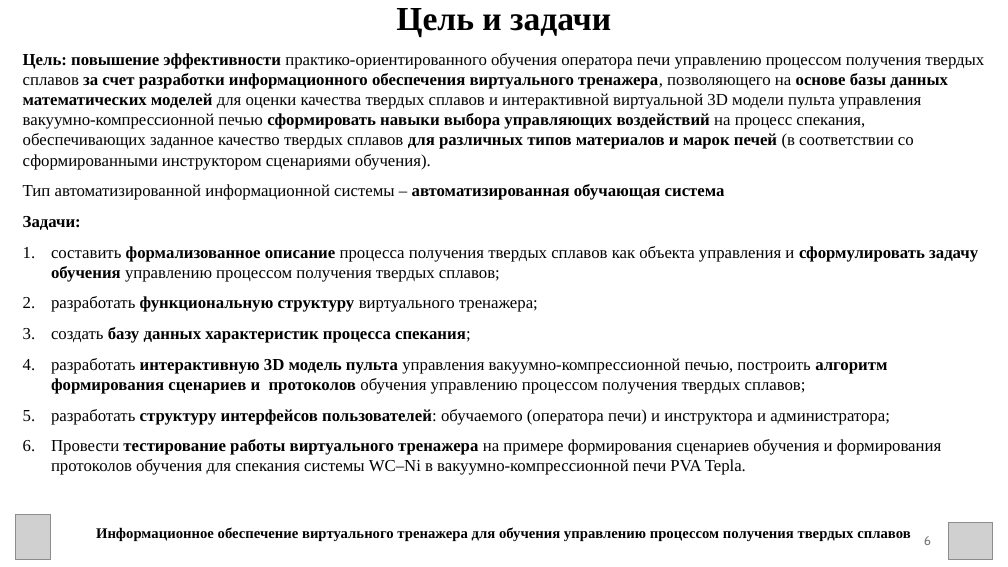
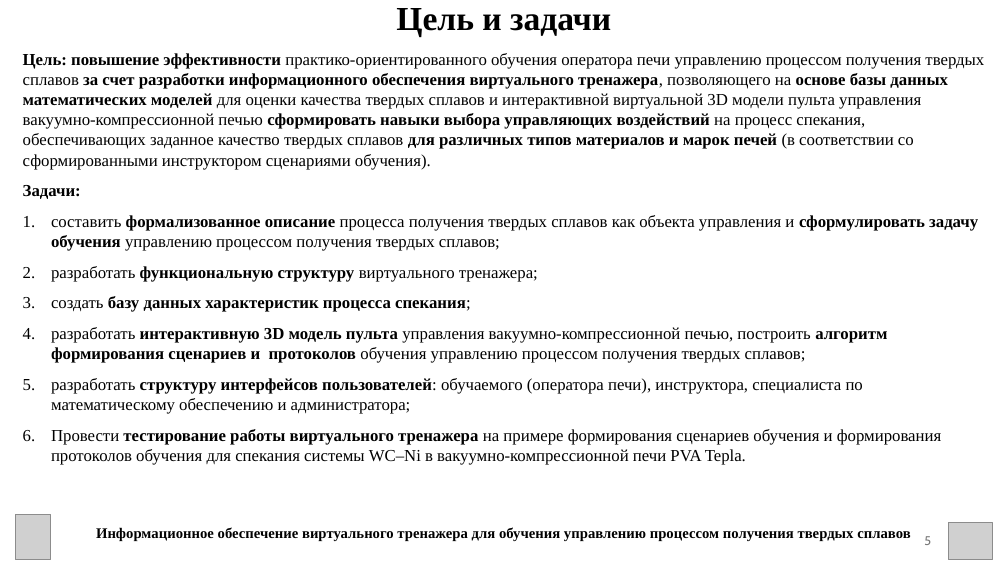
Before and after one commit to Alilya/TextDiplom, a slide deck: slide 5 of Диплом.pptx (slide 6 before the commit). Drawn at 1008x567 pixels with LibreOffice and Linux fonts; fonts in the diff are those of the drawing; grey boxes stand for pictures. Boxes give left, top, right and bottom in pixels: in the first picture for what was removed or moved away, otherwise in the second. Text is boxed around its words. In the diff, an @@ line names an element or a change of style, - is before the commit and + after.

```diff
--- a/Диплом.pptx
+++ b/Диплом.pptx
@@ text at bbox=[23, 184, 725, 200]: paragraph removed @@
-Тип автоматизированной информационной системы – автоматизированная обучающая система
@@ text at bbox=[51, 378, 863, 414]: text changed @@
-5. разработать структуру интерфейсов пользователей: обучаемого (оператора печи) и инструктора и администратора;
+5. разработать структуру интерфейсов пользователей: обучаемого (оператора печи), инструктора, специалиста по математическому обеспечению и администратора;
@@ page number at bbox=[924, 536, 931, 545]: text changed @@
-6
+5
```
Also in this commit, not shown: 20 other slides changed, 2 slides removed, 20 other files.
